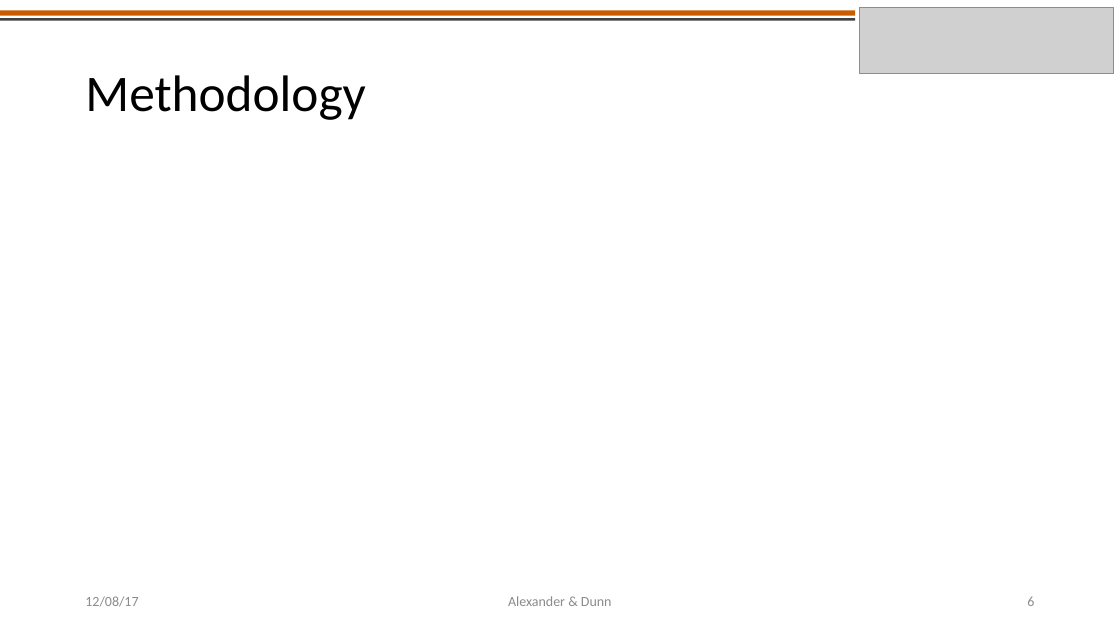
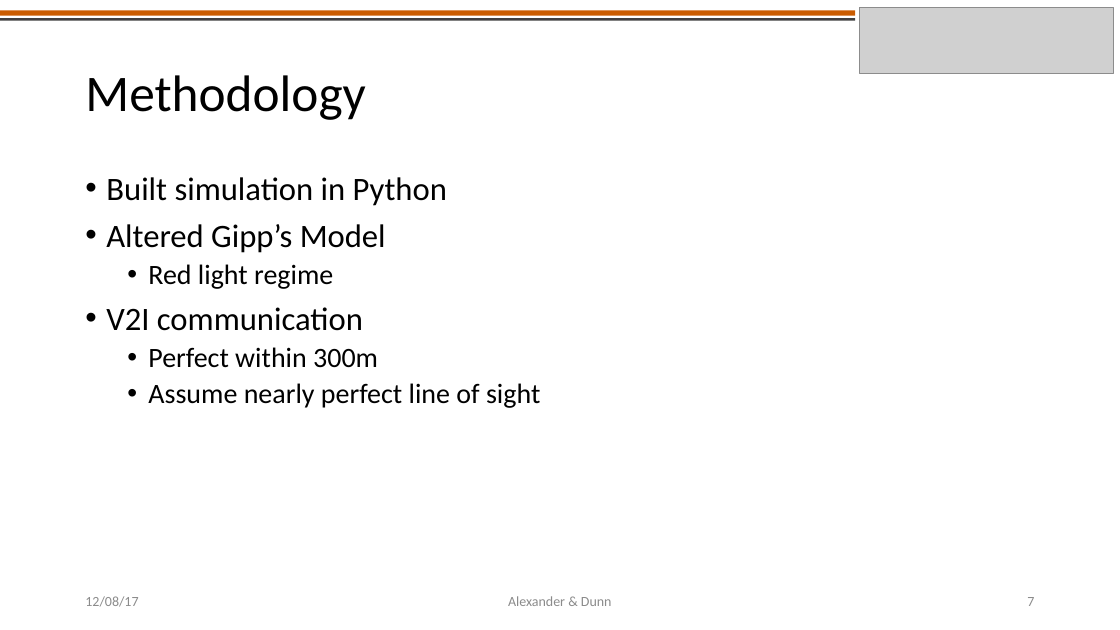
Before and after one commit to americalexander/mrFinishLine, a slide deck: slide 7 of CE391F_project_presentation_alexander_dunn.pptx (slide 6 before the commit). Drawn at 1120x630 pixels with LibreOffice and Linux fonts; fonts in the diff are those of the drawing; grey boxes stand for pictures. Boxes give left, top, right and bottom in pixels: in the first picture for what was removed or moved away, otherwise in the second. Text is boxed around its words. In the diff, an @@ line names an element or a change of style, - is before the commit and + after.

```diff
--- a/CE391F_project_presentation_alexander_dunn.pptx
+++ b/CE391F_project_presentation_alexander_dunn.pptx
@@ text added at box(106, 177, 540, 408), 24 pt, text #000000 @@
+• Built simulation in Python
+• Altered Gipp’s Model
+  • Red light regime
+• V2I communication
+  • Perfect within 300m
+  • Assume nearly perfect line of sight
@@ page number at box(1027, 597, 1034, 606): text changed @@
-6
+7
```
Also in this commit, not shown: 5 other slides changed, 2 slides added, 1 slide removed.
